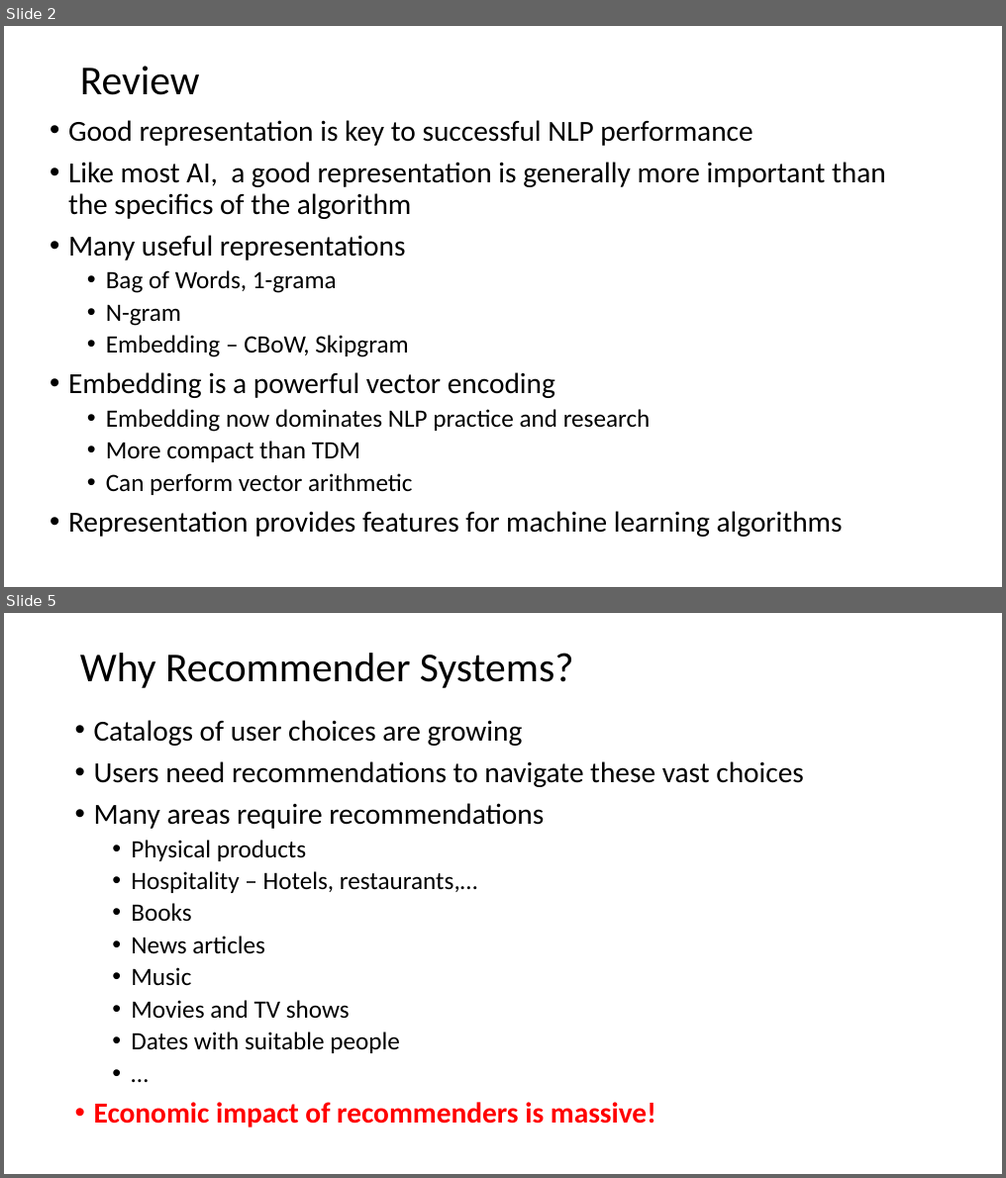
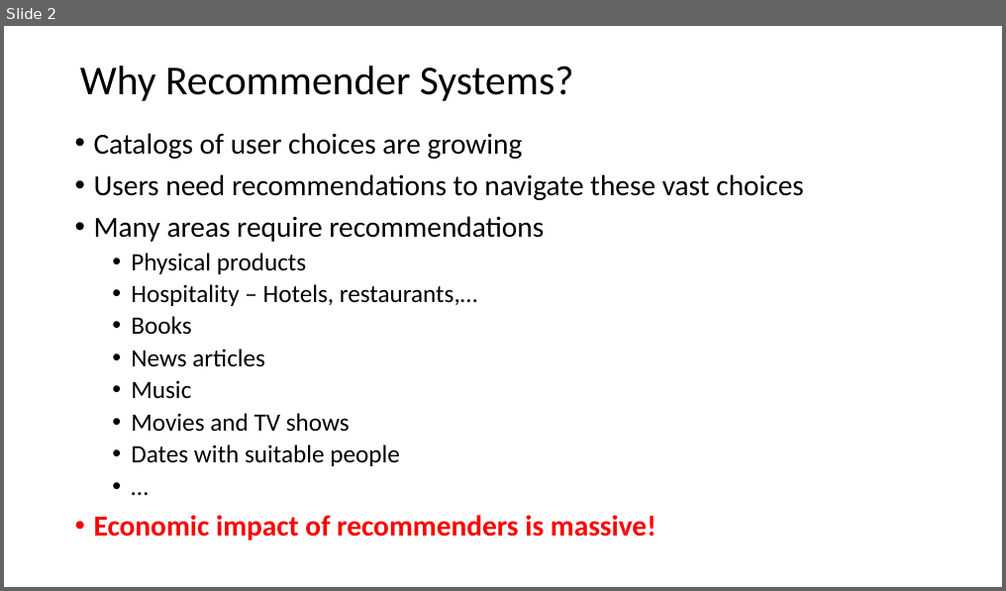
Before and after one commit to StephenElston/CSCI-E-108, a slide deck: slides/8_RecommenderSystems.pptx. Shown one above the other, each under a label of ours: slides 2 and 5 before the commit, slide 2 after it; the slides between them are not shown. The pictures are 1006x1178 and 1006x591 pixels, drawn with LibreOffice and Linux fonts; fonts in the diff are those of the drawing. Boxes give left, top, right and bottom in pixels: in the first picture for what was removed or moved away, otherwise in the second. Text is boxed around its words. In the diff, an @@ line names an element or a change of style, - is before the commit and + after.

```diff
--- a/slides/8_RecommenderSystems.pptx
+++ b/slides/8_RecommenderSystems.pptx
@@ slide 2 removed at (4, 26, 1002, 587), background #FFFFFF @@
@@ title removed at (80, 66, 200, 95) @@
-Review
@@ text removed at (68, 120, 886, 537) @@
-• Good representation is key to successful NLP performance
-• Like most AI, a good representation is generally more important than the specifics of the algorithm
-• Many useful representations
-  • Bag of Words, 1-grama
-  • N-gram
-  • Embedding – CBoW, Skipgram
-• Embedding is a powerful vector encoding
-  • Embedding now dominates NLP practice and research
-  • More compact than TDM
-  • Can perform vector arithmetic
-• Representation provides features for machine learning algorithms
@@ what was slide 5 is now slide 2 @@
```
Also in this commit, not shown: 10 slides changed, 1 slide added, 3 other slides removed.
